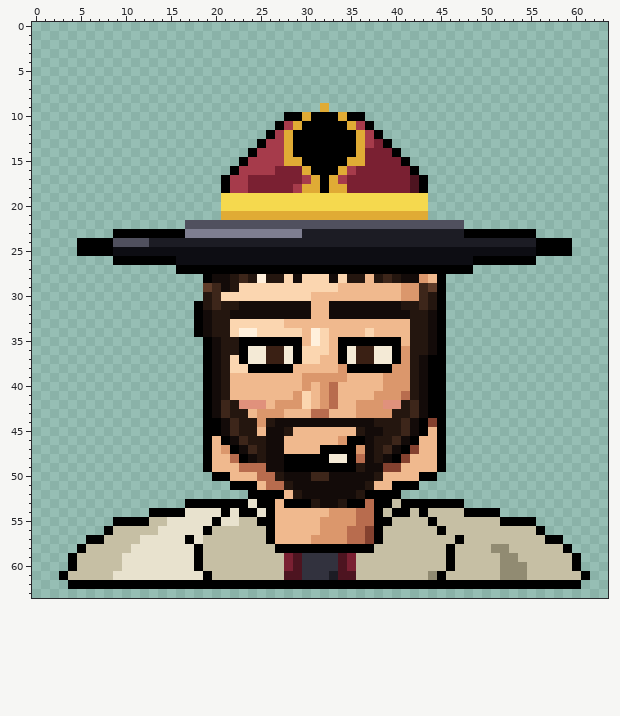
Two states of a pixel-art file, Assets/Characters/Josh/portrait.aseprite. The picture above is the old version.
64x64 pixels, 1 frame.
Once edited:
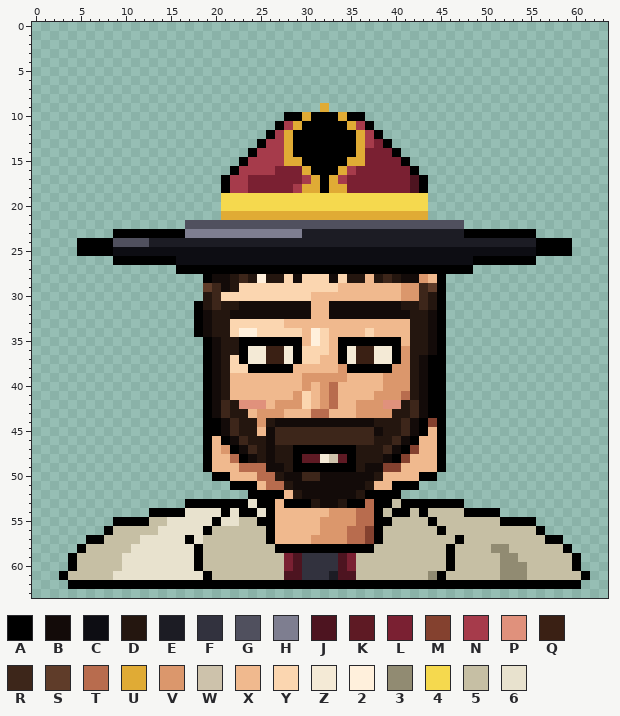
Palette (. is transparent): A #000000  B #130b09  C #0d0d13  D #24160f  E #1c1c24  F #32323e  G #50505e  H #7e7e90  J #4d1420  K #5e1a24  L #7a2032  M #84412f  N #a63b4b  P #e0917c  Q #3a2014  R #3d261a  S #5f3c29  T #b86c4e  U #e0ab35  V #db976c  W #cdc2ab  X #f0b98e  Y #fbd6b0  Z #f4ead6  2 #fff0dc  3 #918b72  4 #f5d94e  5 #c6bfa4  6 #e8e2ce
The edit:
Changed rows in their new state; - is an unchanged pixel.
first column x 27:
45 RRRRRRRRRRR
46 RRRRRRRRRRR
47 DDAAA----DD
48 DD-KKZWK-DD
49 -D---------
50 ---R-B-----
Boxes around the changes in both pictures, in picture pixels (x1, y1, x2, y2):
changed: (275, 427, 374, 481)
